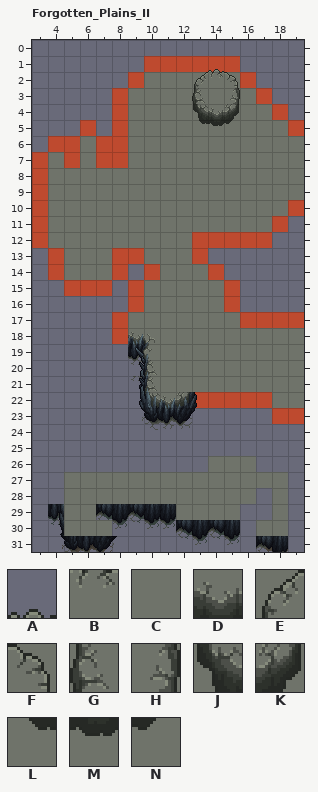
Level history. LDtk project: LDtK_Matrimony/Matrimony.ldtk. The first picture shows the starting point.
Cells are 16x16 px. Shown: Forgotten_Plains_II x 3..19, y 0..31.
Key: from "Ground_rocks": A 381, B 407, C 433, D 459, E 433 under 406, F 433 under 408, G 433 under 432, H 433 under 434, J 433 under 458, K 433 under 460, L 433 under 484, M 433 under 485, N 433 under 486.
_ is an empty cell.
Layers that did not change in this view are not listed.
Layer "Tiles" before, first column x 5:
0 _______________
1 _________A_____
2 _____CCCEBF____
3 ____CCCCGCHC___
4 ____CCCCJDKCC__
5 ____CCCCLMNCCC_
6 _C__CCCCCCCCCCC
The result:
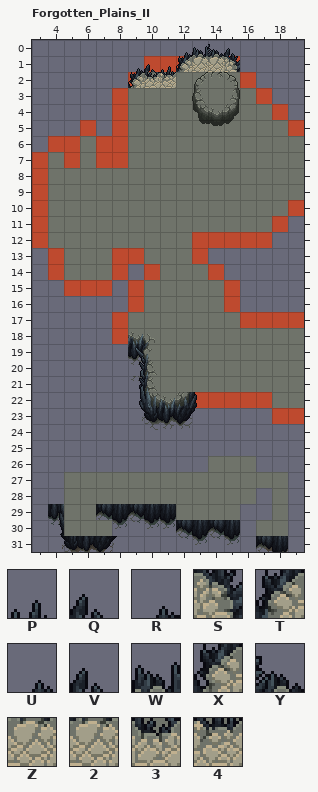
Further tiles: from "Ground_rocks": P 552, Q 707, R 709, S 733, T 735, U 844, V 845, W 869, X 870, Y 872, Z 895, 2 898, 3 433 under 577, 4 433 under 578.
Commit message: adds ugly top tiles
The exact change:
Changed rows in their new state; . is an unchanged cell.
Layer "Tiles":
first column x 9:
 0 ...RWYQ
 1 UVPTZ2S
 2 X34....
Pixel boxes of the changes (left, top, right, bottom) in both pictures:
changed: (128, 44, 240, 88)
